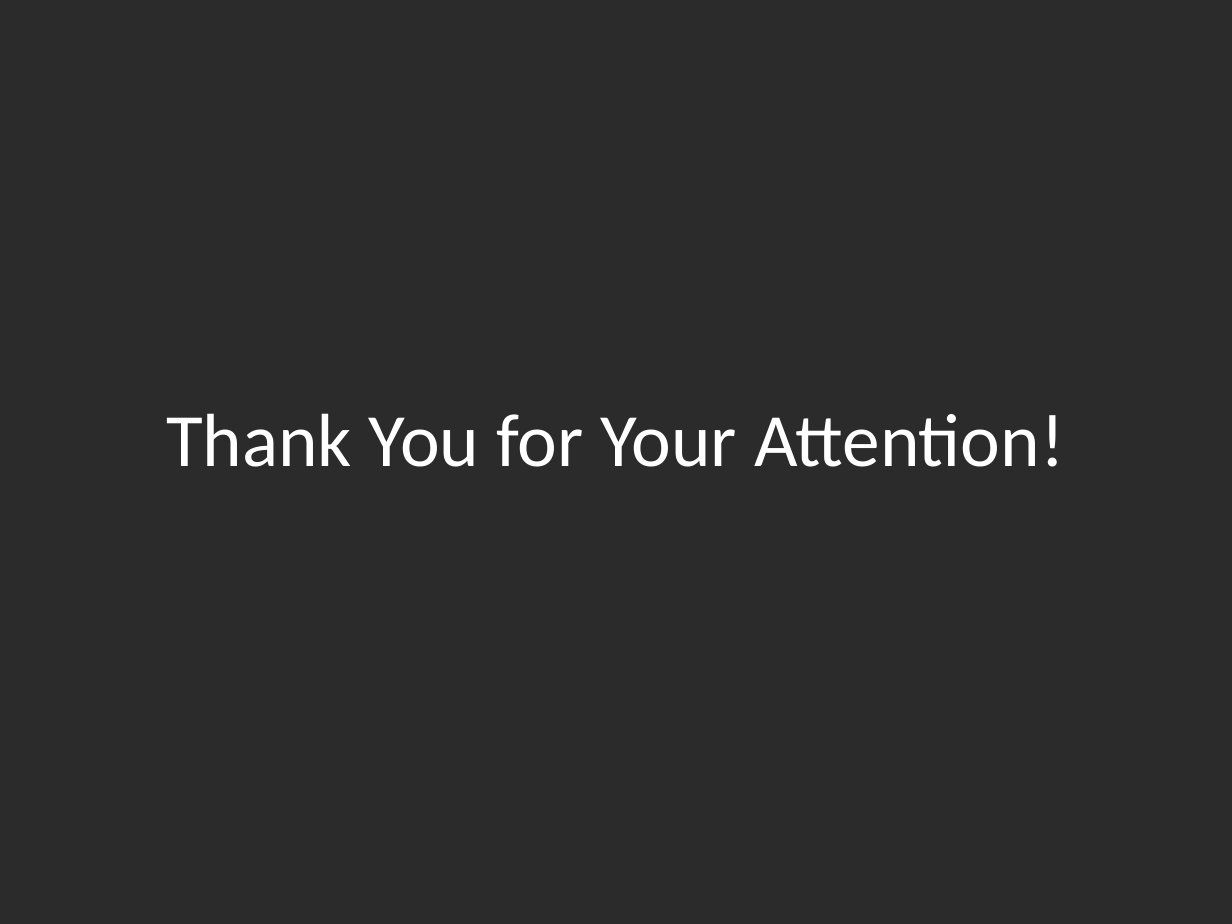
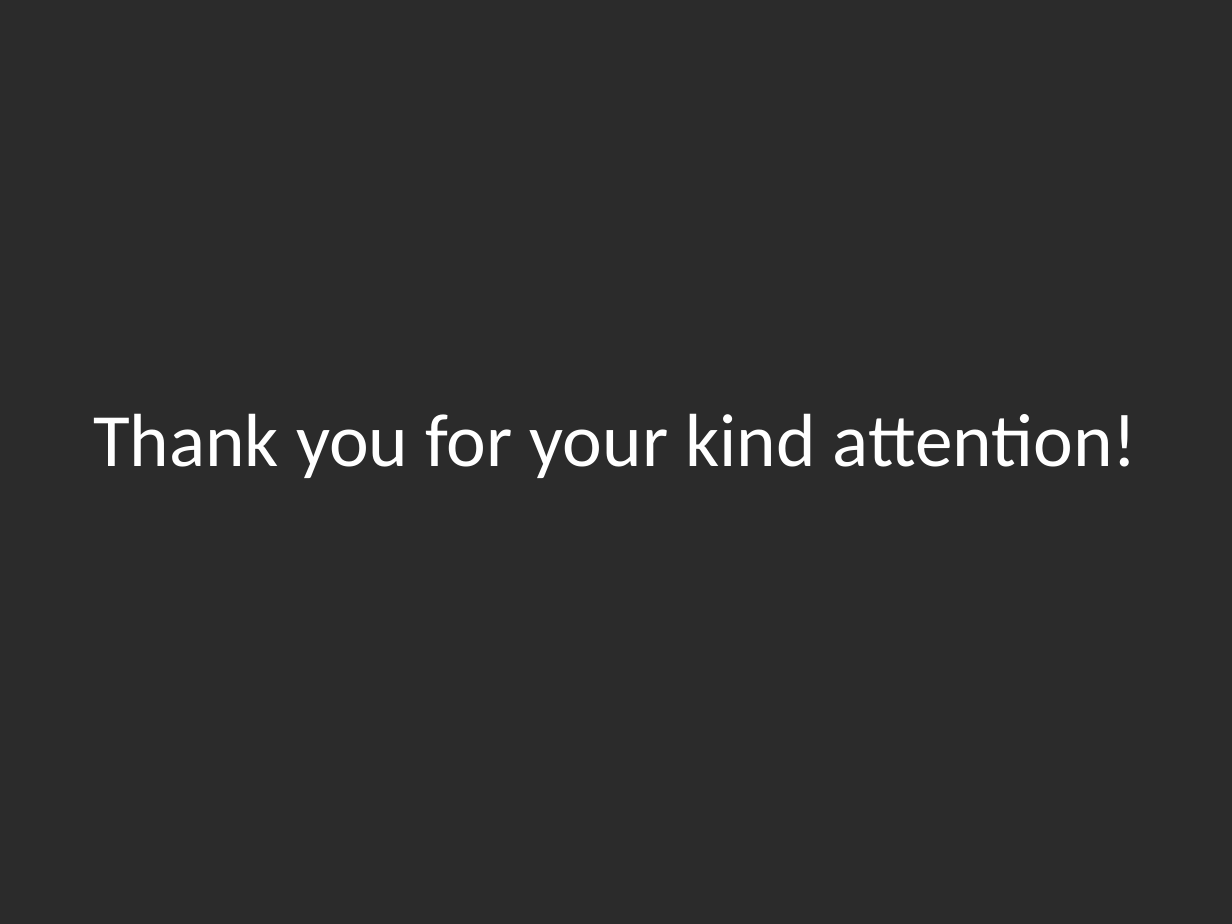
Before and after one commit to otboss/Mobile-Application-Tech-Year-3-Semester-2, a slide deck: slide 13 of SWEN3004/CipherChat Presentation.pptx (slide 12 before the commit). Drawn at 1232x924 pixels with LibreOffice and Linux fonts; fonts in the diff are those of the drawing; background and template pictures are left out; a plain dark background stands for a picture behind light text. Boxes give left, top, right and bottom in pixels: in the first picture for what was removed or moved away, otherwise in the second. Text is boxed around its words. In the diff, an @@ line names an element or a change of style, - is before the commit and + after.

```diff
--- a/SWEN3004/CipherChat Presentation.pptx
+++ b/SWEN3004/CipherChat Presentation.pptx
@@ title at [93,413,1137,478]: text changed @@
-Thank You for Your Attention!
+Thank you for your kind attention!
```
Also in this commit, not shown: 7 other slides changed, 1 slide added, 9 other files.
